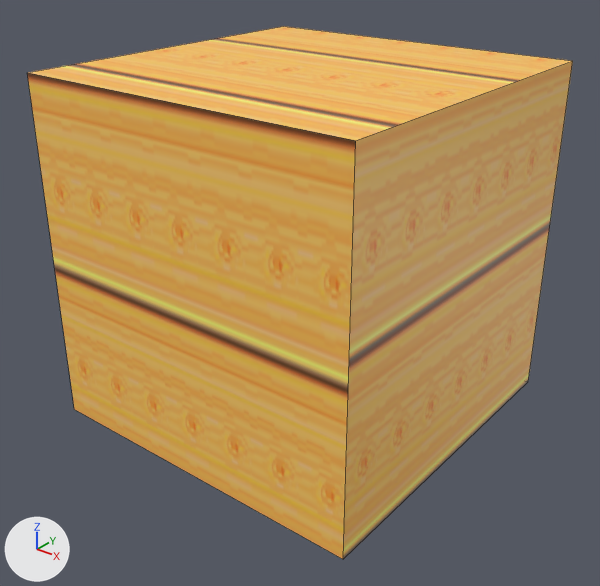
Renders of the OBJ model DirectXGame/Resources/stage_1_Cube/stage_1_Cube.obj from each side of a commit.
The view is the same before and after, from a camera (50 mm lens) standing at (2.51, -3.44, 2.03) and looking at (-0.14, -0.12, -0.03). Arrows for +X, +Y and +Z are at lower left; the lights stay in place. The picture after the commit comes second. Mesh edges are drawn as thin lines. Where no turn or scale is listed for an object, it has been applied to the vertices.

The first picture shows '立方体'.
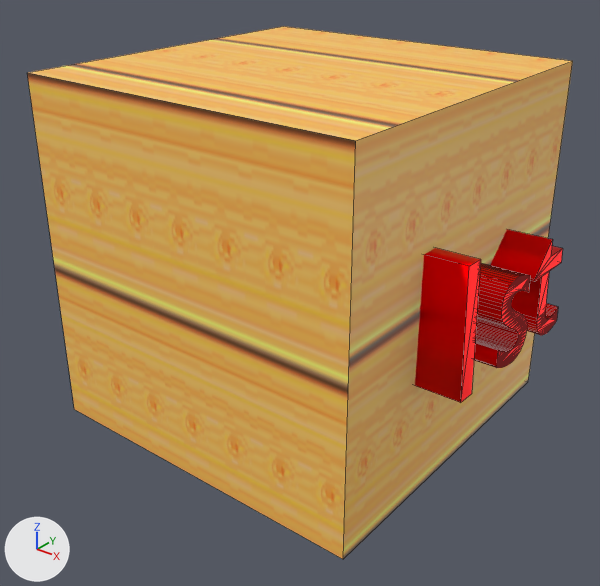
Edits to the scene script, one JSON object a line:
```json
{"op": "add", "block": "mat_マテリアル_001", "code": ["mat_マテリアル_001 = principled_material('マテリアル.001')", "mat_マテリアル_001.base_color = (1.0, 0.0, 0.00092)  # red #ff0003", "mat_マテリアル_001.metallic = 1.0"]}
{"block": "me_立方体", "where": "# used by ob_立方体; location = (0.0, 0.0, 0.0)"}
{"block": "me_立方体", "where": "# verts and faces of me_立方体; kept vertices keep their numbers, new ones are numbered from 8"}
{"op": "remove", "block": "me_立方体", "code": "me_立方体.from_pydata(...)  # 8 vertices, 6 faces; spans x -1.18..0.82, y -1.0..1.0, z -0.79..1.21"}
{"op": "add", "block": "me_立方体", "code": "me_立方体.from_pydata(...)  # 400 vertices, 582 faces; spans x -1.44..1.09, y -1.0..1.0, z -0.79..1.21"}
{"block": "me_立方体", "change": "me_立方体 part 1: a new loose piece of 268 vertices spanning x -1.42..1.08, y -0.11..0.26, z -0.2..0.35, in mat_マテリアル_001 (red #ff0003)"}
{"block": "me_立方体", "change": "me_立方体 part 2: a new loose piece of 116 vertices spanning x -1.41..1.09, y 0.23..0.63, z -0.2..0.44, in mat_マテリアル_001 (red #ff0003)"}
{"block": "me_立方体", "change": "me_立方体 part 3"}
{"op": "add", "block": "me_立方体", "code": "verts[8] = (1.07, -0.45, -0.11)  # pixel (460, 402)"}
{"op": "add", "block": "me_立方体", "code": "verts[9] = (1.05, -0.45, 0.58)  # pixel (469, 266)"}
{"op": "add", "block": "me_立方体", "code": "verts[10] = (-1.41, -0.39, -0.19)"}
{"op": "add", "block": "me_立方体", "code": "for new, old in zip([11, 12, 13], [8, 9, 10]): verts[new] = verts[old] + (0.0, 0.1, 0.0)"}
{"op": "add", "block": "me_立方体", "code": "verts[14] = (-1.44, -0.38, 0.49)"}
{"op": "add", "block": "me_立方体", "code": "verts[15] = (-1.43, -0.29, 0.49)"}
{"op": "add", "block": "me_立方体", "code": "faces += [(8, 12, 9), (8, 11, 12), (10, 14, 15), (10, 15, 13), (8, 9, 14, 10), (9, 12, 15, 14)]  # mat_マテリアル_001 (red #ff0003)"}
{"op": "add", "block": "me_立方体", "code": "faces += [(11, 13, 15, 12), (8, 10, 13, 11)]  # mat_マテリアル_001 (red #ff0003)"}
{"op": "add", "block": "me_立方体", "code": "me_立方体.materials.append(mat_マテリアル_001)  # red #ff0003"}
```

Changed parts and their boxes (x1, y1, x2, y2) in the pictures (600 x 586 px):
```json
{"part": 1, "of": "me_立方体", "change": "added", "after": [474, 263, 530, 368], "on screen": "red"}
{"part": 2, "of": "me_立方体", "change": "added", "after": [490, 229, 563, 335], "on screen": "red"}
{"part": 3, "of": "me_立方体", "change": "added", "after": [415, 248, 481, 403], "on screen": "red"}
```
